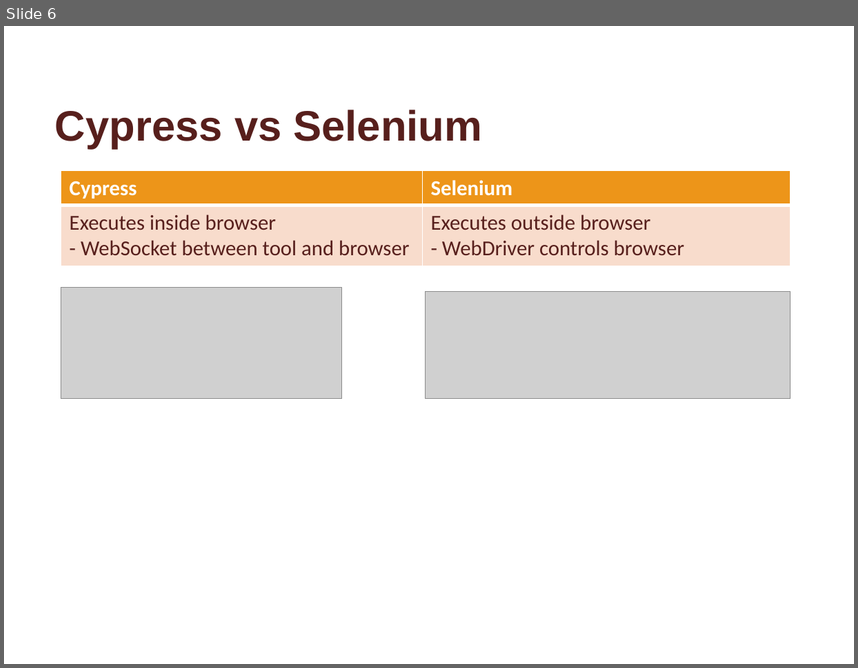
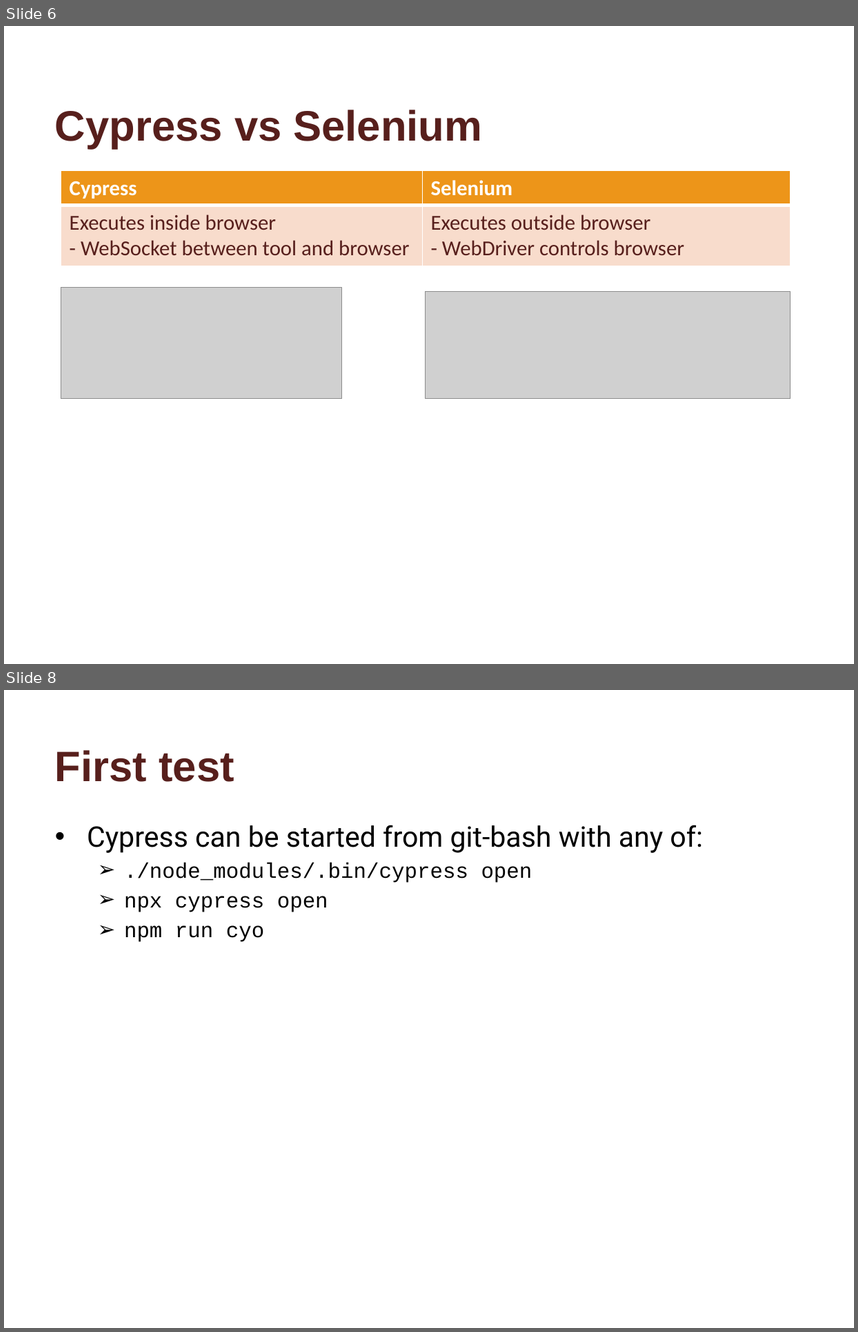
Before and after one commit to andekd/CypressWS, a slide deck: workshop/CypressWS.pptx. Shown one above the other, each under a label of ours: slide 6 before the commit, slides 6 and 8 after it; the slides between them are not shown. The pictures are 858x668 and 858x1332 pixels, drawn with LibreOffice and Linux fonts; fonts in the diff are those of the drawing; grey boxes stand for pictures; background and template pictures are left out. Boxes give left, top, right and bottom in pixels: in the first picture for what was removed or moved away, otherwise in the second. Text is boxed around its words. In the diff, an @@ line names an element or a change of style, - is before the commit and + after.

```diff
--- a/workshop/CypressWS.pptx
+++ b/workshop/CypressWS.pptx
@@ slide 8 added at (4,690,854,1328), background #FFFFFF @@
@@ title added at (55,750,234,782), 36 pt, text #571F1C, bold @@
+First test
@@ text added at (87,825,703,942), 18 pt, text #000000 @@
+• Cypress can be started from git-bash with any of:
+  ➢ ./node_modules/.bin/cypress open
+  ➢ npx cypress open
+  ➢ npm run cyo
```
Also in this commit, not shown: 1 slide changed, 1 other slide added, 2 other files.
